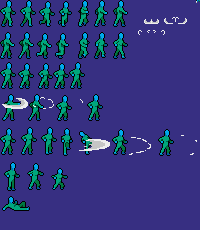
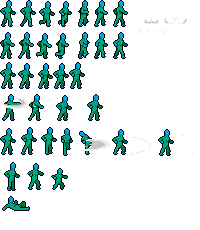
Layers edited between the first and the second 200 x 230 image:
hid "Background" over [0, 0, 200, 230]
